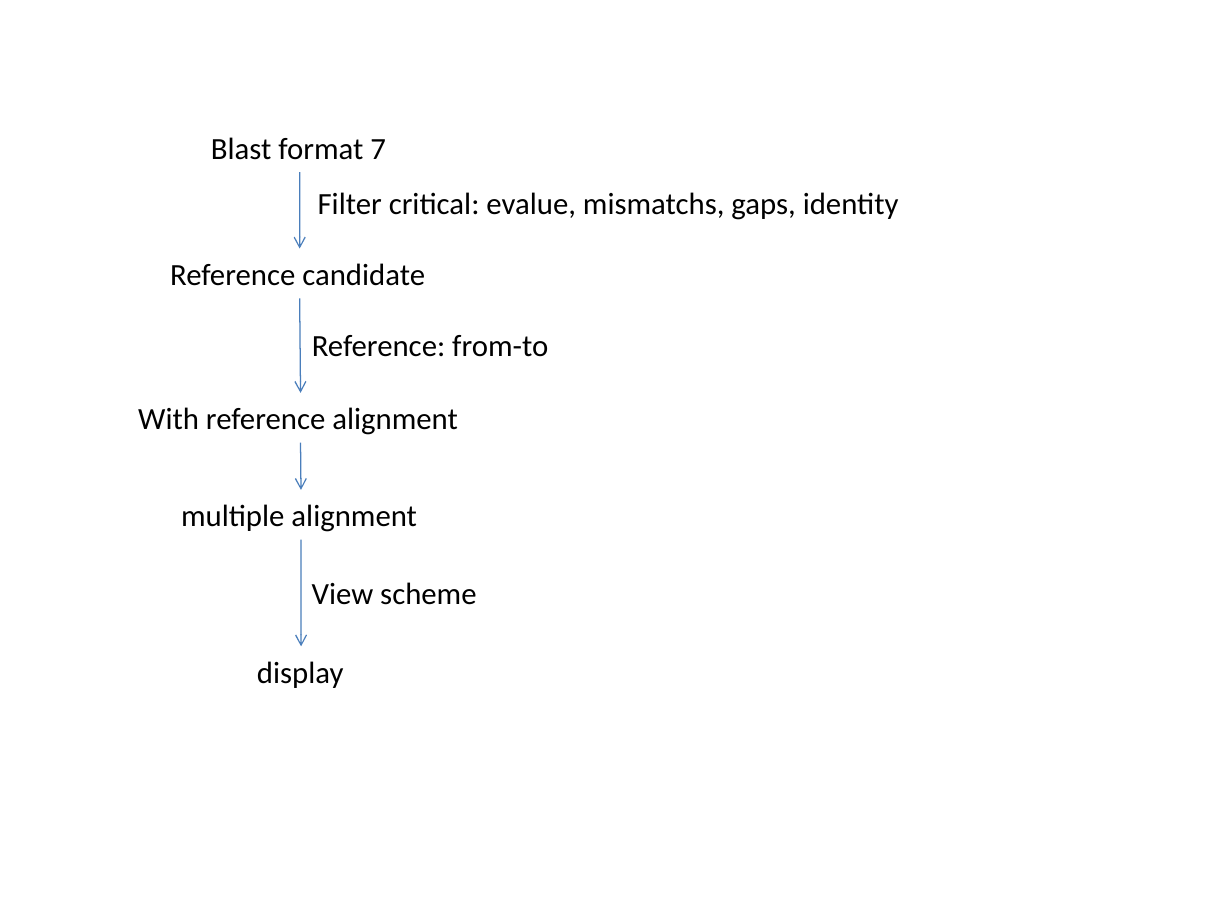
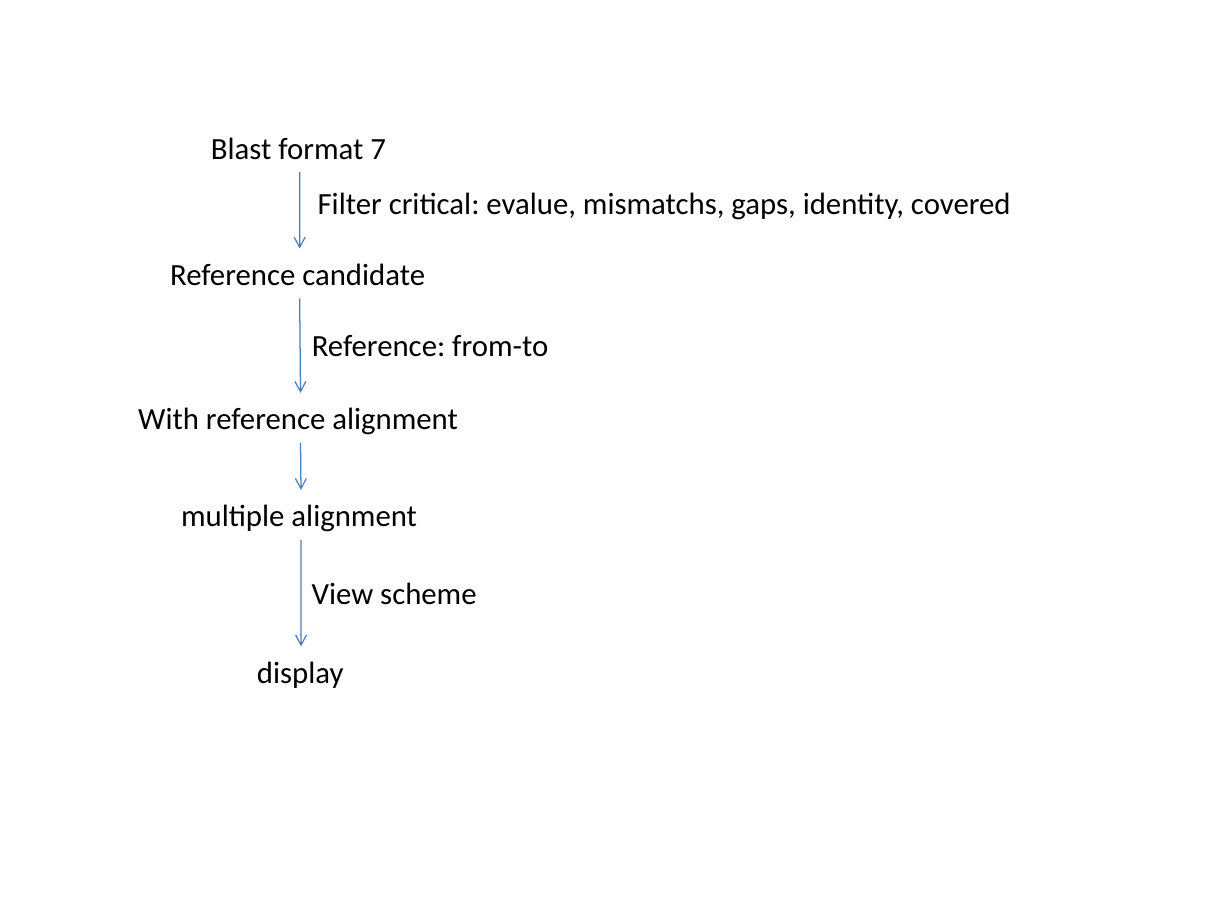
Before and after one commit to lry198010/EMview, a slide deck: slide 2 of doc/scheme_and_procedure.pptx. Drawn at 1232x924 pixels with LibreOffice and Linux fonts; fonts in the diff are those of the drawing. Boxes give left, top, right and bottom in pixels: in the first picture for what was removed or moved away, otherwise in the second. Text is boxed around its words. In the diff, an @@ line names an element or a change of style, - is before the commit and + after.

Commit message:
add function for blast filter setting getting

```diff
--- a/doc/scheme_and_procedure.pptx
+++ b/doc/scheme_and_procedure.pptx
@@ text at (318, 192, 1011, 220): text changed @@
-Filter critical: evalue, mismatchs, gaps, identity
+Filter critical: evalue, mismatchs, gaps, identity, covered
```
Also in this commit, not shown: 2 other files.
